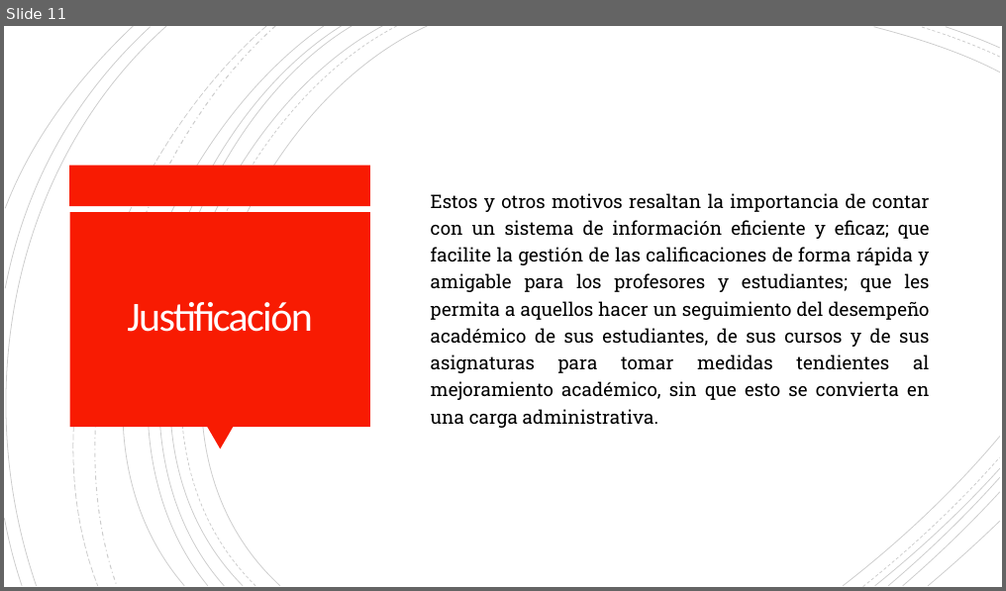
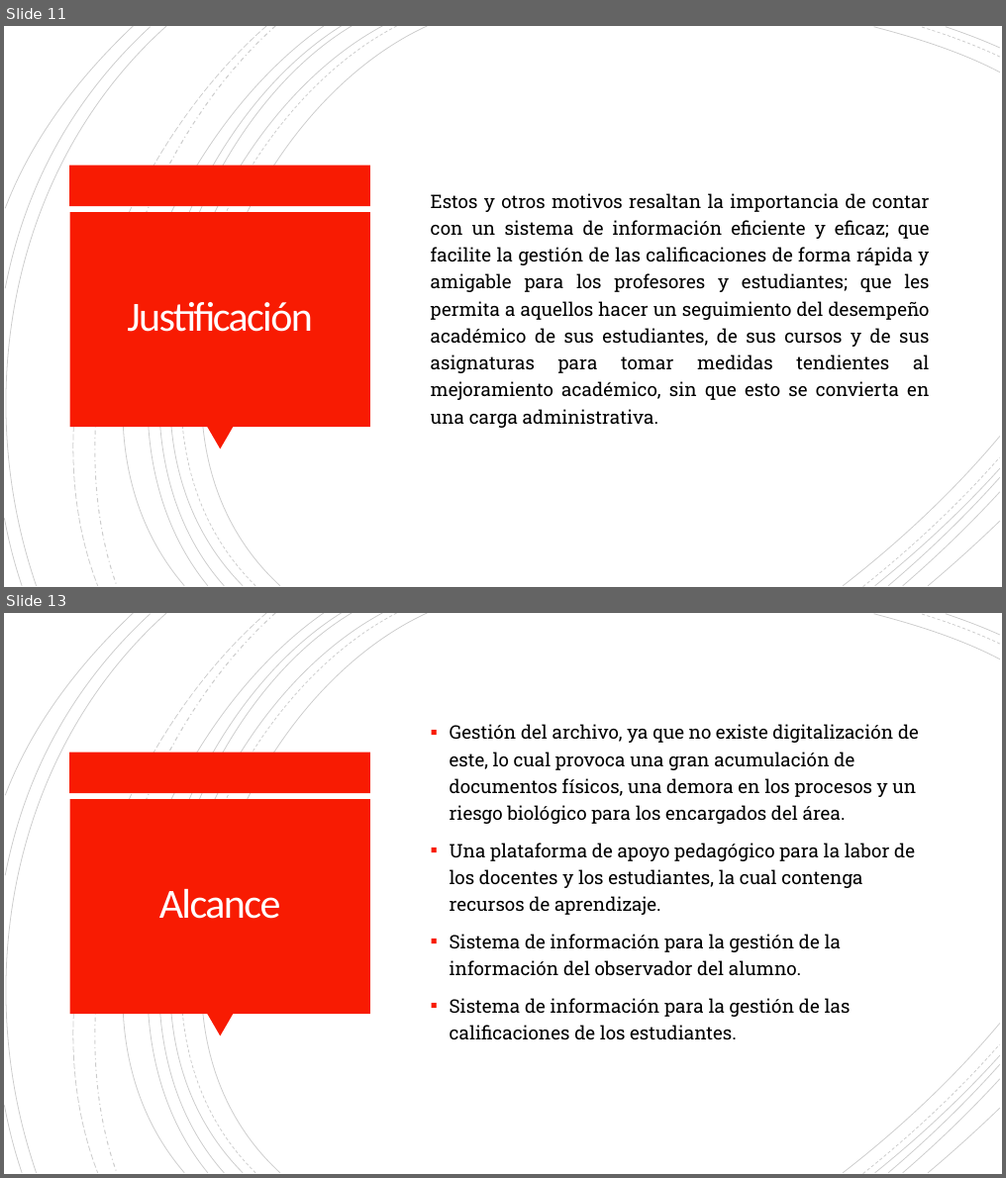
Before and after one commit to Dillan444/PROYECTO_SENA, a slide deck: PLANTEAMIENTO_DEL_PROBLEMA.pptx. Shown one above the other, each under a label of ours: slide 11 before the commit, slides 11 and 13 after it; the slides between them are not shown. The pictures are 1006x591 and 1006x1178 pixels, drawn with LibreOffice and Linux fonts; fonts in the diff are those of the drawing. Boxes give left, top, right and bottom in pixels: in the first picture for what was removed or moved away, otherwise in the second. Text is boxed around its words. In the diff, an @@ line names an element or a change of style, - is before the commit and + after.

```diff
--- a/PLANTEAMIENTO_DEL_PROBLEMA.pptx
+++ b/PLANTEAMIENTO_DEL_PROBLEMA.pptx
@@ slide 13 added at (4, 613, 1002, 1174), background #FFFFFF; not listed: 24 template elements that a slide beside it also shows @@
@@ text added at (450, 724, 919, 1040), 18 pt, text #000000 @@
+▪ Gestión del archivo, ya que no existe digitalización de este, lo cual provoca una gran acumulación de documentos físicos, una demora en los procesos y un riesgo biológico para los encargados del área.
+▪ Una plataforma de apoyo pedagógico para la labor de los docentes y los estudiantes, la cual contenga recursos de aprendizaje.
+▪ Sistema de información para la gestión de la información del observador del alumno.
+▪ Sistema de información para la gestión de las calificaciones de los estudiantes.
@@ title added at (159, 889, 281, 919), 40 pt, text #FFFEFF @@
+Alcance
```
Also in this commit, not shown: 9 other slides added.
